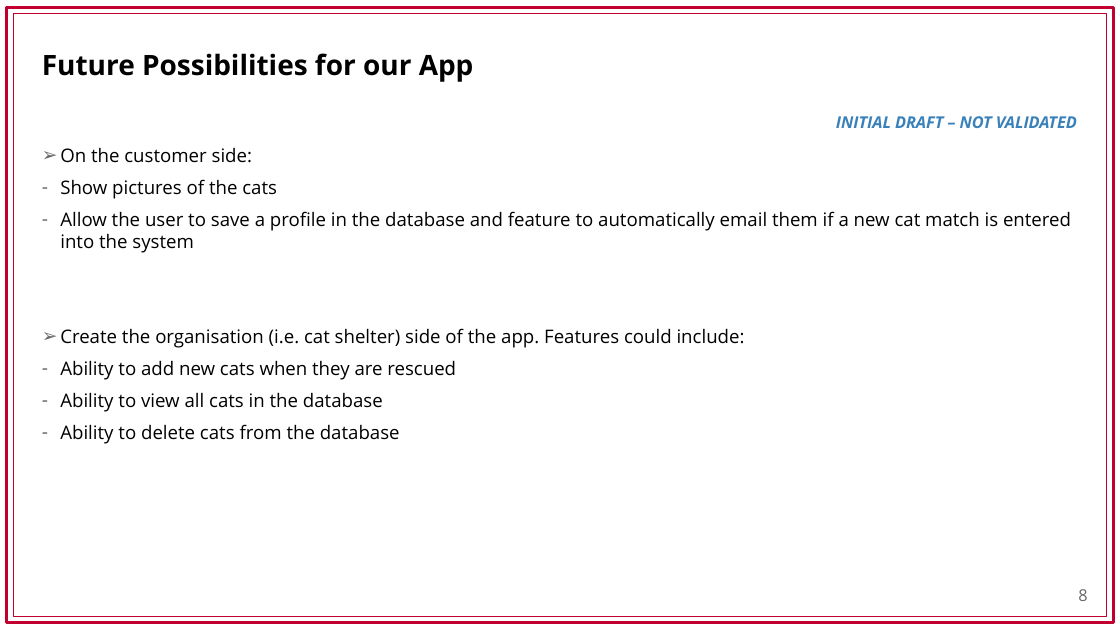
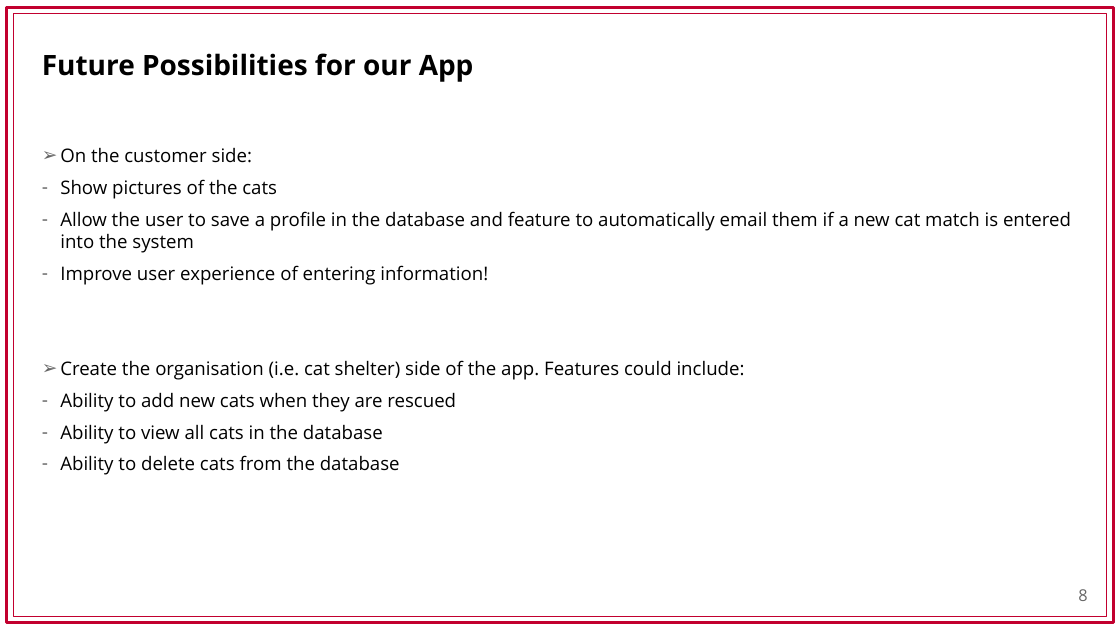
Before and after one commit to wlei6277/terminal_app, a slide deck: slide 8 of ppt/Find Me a Cat presentation v2.pptx. Drawn at 1120x630 pixels with LibreOffice and Linux fonts; fonts in the diff are those of the drawing; background and template pictures are left out. Boxes give left, top, right and bottom in pixels: in the first picture for what was removed or moved away, otherwise in the second. Text is boxed around its words. In the diff, an @@ line names an element or a change of style, - is before the commit and + after.

Commit message:
changed the user stories in the powerpoint

```diff
--- a/ppt/Find Me a Cat presentation v2.pptx
+++ b/ppt/Find Me a Cat presentation v2.pptx
@@ text removed at (836, 116, 1077, 128) @@
-INITIAL DRAFT – NOT VALIDATED
@@ text at (60, 265, 488, 285): paragraph added @@
+– Improve user experience of entering information!
```
Also in this commit, not shown: 7 other slides changed.
